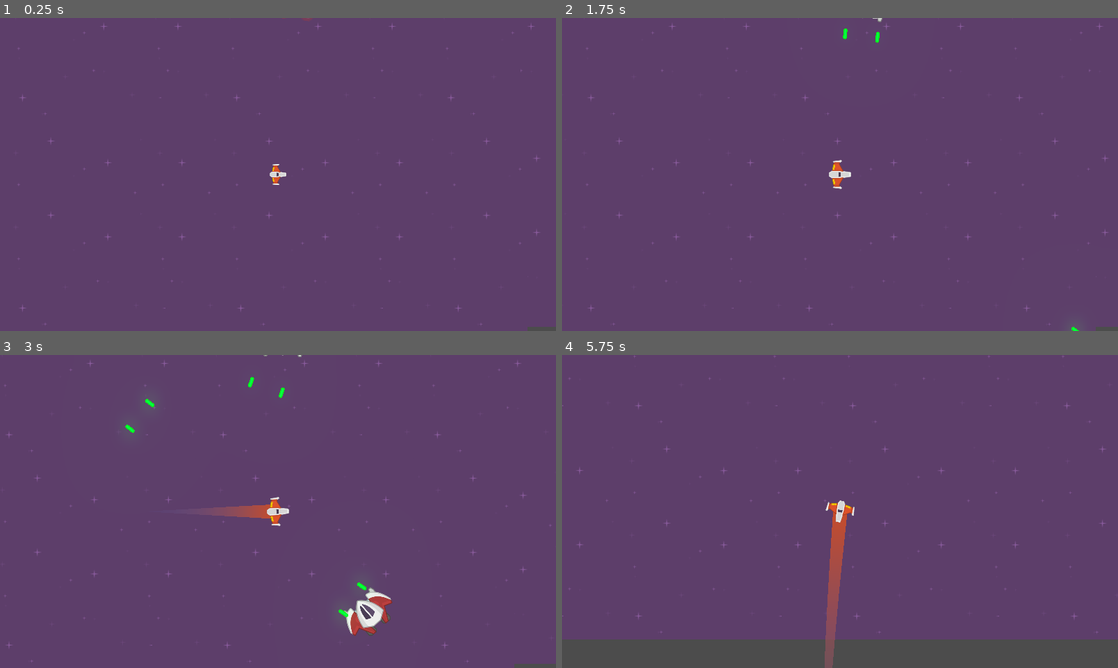
Above: before the commit, frames 1-4 (two rows, left to right).
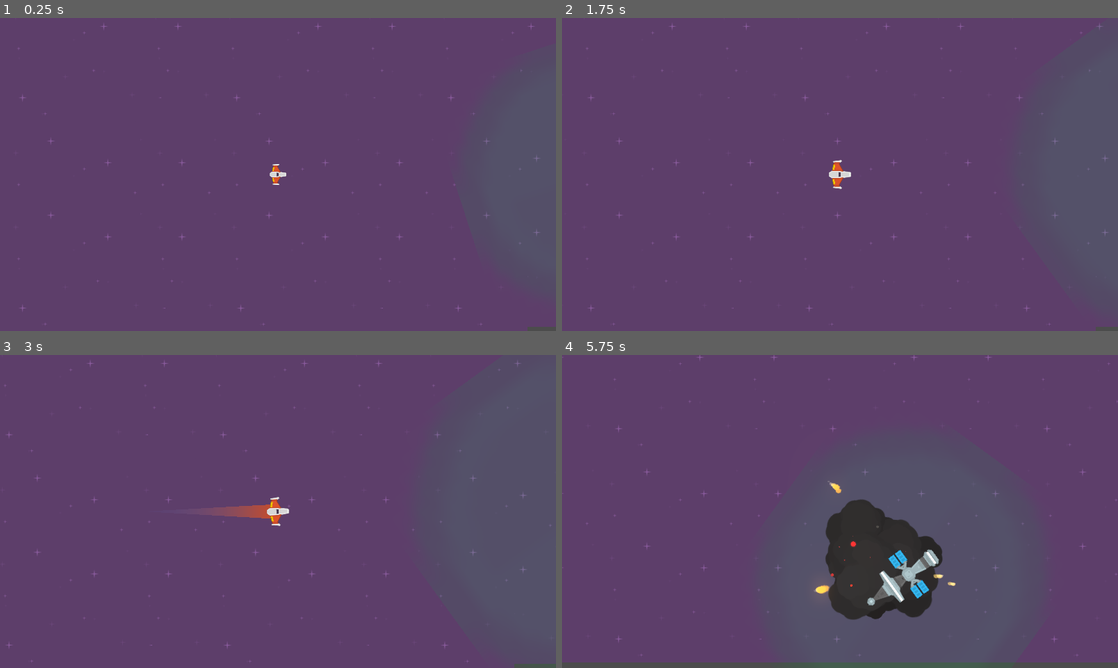
Above: after the commit, the same moments.

Repository: Elunneh/Juego-Meteo
Game: Godot game, scene res://Juego/Niveles/NivelTest.tscn
Two runs of this game, one before a commit and one after it. Both use one fixed random seed, a clock stepped at 60 frames per second and the inputs below.
Inputs (mouse positions are in pixels of both pictures, inside the frame that each line leads up to):
- Up to frame 1 (0.25 s): no input
- Up to frame 2 (1.75 s): move the mouse to (962, 158) at 0.52 s; press the mouse at (962, 158) at 0.53 s; hold W (mover_adelante) 0.53-1.28 s; tap Enter at 1.25 s; move the mouse to (728, 190) at 1.27 s; release the mouse at (728, 190) at 1.28 s; hold S (mover_atras) from 1.28 s (still down); right-click (728, 190) at 1.35 s
- Up to frame 3 (3 s): move the mouse to (333, 442) at 2.02 s; release S (mover_atras) at 2.03 s; hold W (mover_adelante) from 2.03 s (still down); tap E (recarga_laser) at 2.1 s; move the mouse to (250, 574) at 2.77 s; tap A (rotar_antihorario) at 2.85 s
- Up to frame 4 (5.75 s): move the mouse to (1006, 558) at 3.52 s; release W (mover_adelante) at 3.53 s; hold D (rotar_horario) 3.53-4.28 s; hold S (mover_atras) from 3.53 s (still down); move the mouse to (673, 464) at 4.27 s; tap Mouse wheel up (zoom_acercar) at 4.35 s; move the mouse to (867, 511) at 5.02 s; hold Mouse wheel down (zoom_alejar) from 5.03 s (still down)

The runs differ from the first frame. In frame 1, less than 0.1% of the frame differs, in the area x 50-57%, y 0-1%; in frame 2, less than 0.1%; in frame 3, 0.8%; in frame 4, 14%, in the area x 0-100%, y 0-100%.

Commit message:
actualizado

Diff:
--- /dev/null
+++ b/Juego/Estacion Recarga/AreaAtraccion.gd
@@ -0,0 +1,10 @@
+extends Area2D
+
+
+
+func _on_body_entered(body):
+	body.set_gravity_scale(0.1)
+
+
+func _on_body_exited(body):
+	body.set_gravity_scale(0.0)
--- /dev/null
+++ b/Juego/Estacion Recarga/AreaAtraccion.tscn
@@ -0,0 +1,41 @@
+[gd_scene load_steps=5 format=2]
+
+[ext_resource path="res://Juego/Estacion Recarga/ZonaRecarga.png" type="Texture" id=1]
+[ext_resource path="res://Juego/Estacion Recarga/AreaAtraccion.gd" type="Script" id=2]
+
+[sub_resource type="CircleShape2D" id=1]
+radius = 496.88
+
+[sub_resource type="CircleShape2D" id=2]
+radius = 497.196
+
+[node name="AreaAtraccion" type="Area2D"]
+space_override = 1
+gravity_point = true
+gravity = 1000.0
+collision_layer = 0
+script = ExtResource( 2 )
+
+[node name="SpriteRecarga" type="Sprite" parent="."]
+modulate = Color( 0.0313726, 1, 0.380392, 0.109804 )
+self_modulate = Color( 0.941176, 0.913725, 0.972549, 1 )
+position = Vector2( -3.8147e-06, -11.3137 )
+scale = Vector2( 40.6211, 38.0849 )
+z_as_relative = false
+texture = ExtResource( 1 )
+
+[node name="CollisionShape2D" type="CollisionShape2D" parent="."]
+shape = SubResource( 1 )
+
+[node name="RigidBody2D" type="RigidBody2D" parent="."]
+collision_layer = 0
+collision_mask = 0
+mode = 1
+
+[node name="CollisionShape2D" type="CollisionShape2D" parent="RigidBody2D"]
+modulate = Color( 0.192157, 0.00784314, 0.262745, 1 )
+light_mask = -2147483647
+z_as_relative = false
+shape = SubResource( 2 )
+[connection signal="body_entered" from="." to="." method="_on_body_entered"]
+[connection signal="body_exited" from="." to="." method="_on_body_exited"]
--- a/Juego/Estacion Recarga/EstacionRecarga.tscn
+++ b/Juego/Estacion Recarga/EstacionRecarga.tscn
@@ -1,7 +1,7 @@
-[gd_scene load_steps=11 format=2]
+[gd_scene load_steps=9 format=2]
 
 [ext_resource path="res://Juego/Estacion Recarga/spaceStation.png" type="Texture" id=1]
-[ext_resource path="res://Juego/Estacion Recarga/ZonaRecarga.png" type="Texture" id=2]
+[ext_resource path="res://Juego/Estacion Recarga/AreaAtraccion.tscn" type="PackedScene" id=2]
 [ext_resource path="res://Juego/Estacion Recarga/AlertaVacio.ogg" type="AudioStream" id=3]
 [ext_resource path="res://Juego/Estacion Recarga/recargando.ogg" type="AudioStream" id=4]
 [ext_resource path="res://Juego/Estacion Recarga/EstacionRecarga.gd" type="Script" id=5]
@@ -10,13 +10,7 @@
 radius = 87.0
 height = 124.0
 
-[sub_resource type="CircleShape2D" id=3]
-radius = 496.88
-
-[sub_resource type="CircleShape2D" id=2]
-radius = 497.196
-
-[sub_resource type="Animation" id=4]
+[sub_resource type="Animation" id=2]
 length = 0.001
 tracks/0/type = "value"
 tracks/0/path = NodePath("AreaColision/SpriteEstacion:scale")
@@ -193,38 +187,12 @@
 [node name="CollisionShape2D" type="CollisionShape2D" parent="AreaColision"]
 shape = SubResource( 1 )
 
-[node name="AreaRecarga" type="Area2D" parent="."]
-space_override = 1
-gravity_point = true
-gravity = 1000.0
-collision_layer = 0
-
-[node name="SpriteRecarga" type="Sprite" parent="AreaRecarga"]
-modulate = Color( 0.0313726, 1, 0.380392, 0.109804 )
-self_modulate = Color( 0.941176, 0.913725, 0.972549, 1 )
-position = Vector2( -3.8147e-06, -11.3137 )
-scale = Vector2( 40.6211, 38.0849 )
-z_as_relative = false
-texture = ExtResource( 2 )
-
-[node name="CollisionShape2D" type="CollisionShape2D" parent="AreaRecarga"]
-shape = SubResource( 3 )
-
-[node name="RigidBody2D" type="RigidBody2D" parent="AreaRecarga"]
-collision_layer = 0
-collision_mask = 0
-mode = 1
-
-[node name="CollisionShape2D" type="CollisionShape2D" parent="AreaRecarga/RigidBody2D"]
-modulate = Color( 0.192157, 0.00784314, 0.262745, 1 )
-light_mask = -2147483647
-z_as_relative = false
-shape = SubResource( 2 )
+[node name="AreaRecarga" parent="." instance=ExtResource( 2 )]
 
 [node name="AnimationPlayer" type="AnimationPlayer" parent="."]
 autoplay = "Recargando"
-anims/Default = SubResource( 4 )
-anims/Recargando = SubResource( 5 )
+anims/Default = SubResource( 2 )
+anims/Recargando = SubResource( 3 )
 
 [node name="CargaSFX" type="AudioStreamPlayer" parent="."]
 stream = ExtResource( 4 )
@@ -237,4 +205,4 @@
 bus = "SFX"
 [connection signal="body_entered" from="AreaColision" to="." method="_on_AreaColision_body_entered"]
 [connection signal="body_entered" from="AreaRecarga" to="." method="_on_AreaRecarga_body_entered"]
-[connection signal="body_exited" from="AreaRecarga/RigidBody2D" to="." method="_on_AreaRecarga_body_exited"]
+[connection signal="body_exited" from="AreaRecarga" to="." method="_on_AreaRecarga_body_exited"]
--- /dev/null
+++ b/Juego/Naves/BaseEnemiga.gd
@@ -0,0 +1,21 @@
+class_name BaseEnemiga
+
+extends Node2D
+
+##Atributo Export
+export var hitpoints : float = 30.0
+
+##Antributo Onready
+
+
+
+func _ready()-> void:
+	$AnimationPlayer.play(elegir_animacion_aleatoria())
+
+func elegir_animacion_aleatoria()-> String:
+	randomize()
+	var num_anim : int = $AnimationPlayer.get_animation_list().size()-1
+	var indice_anim_aleatoria: int = randi()% num_anim + 1
+	var lista_animacion: Array = $AnimationPlayer.get_animation_list()
+
+	return lista_animacion[indice_anim_aleatoria]
--- /dev/null
+++ b/Juego/Naves/BaseEnemiga.tscn
@@ -0,0 +1,143 @@
+[gd_scene load_steps=12 format=2]
+
+[ext_resource path="res://Juego/Estacion Recarga/AreaAtraccion.tscn" type="PackedScene" id=1]
+[ext_resource path="res://Juego/Naves/Enemigos/spaceStationA.png" type="Texture" id=2]
+[ext_resource path="res://Juego/Naves/Enemigos/spaceStationB.png" type="Texture" id=3]
+[ext_resource path="res://Juego/Naves/Enemigos/spaceStationC.png" type="Texture" id=4]
+[ext_resource path="res://Juego/Naves/Enemigos/spaceStationD.png" type="Texture" id=5]
+[ext_resource path="res://Juego/Naves/Enemigos/EstacionEnemiga.png" type="Texture" id=6]
+[ext_resource path="res://Juego/Naves/BaseEnemiga.gd" type="Script" id=7]
+[ext_resource path="res://Juego/Naves/Enemigos/Impactado.ogg" type="AudioStream" id=8]
+
+[sub_resource type="Animation" id=1]
+resource_name = "Default"
+length = 0.001
+tracks/0/type = "value"
+tracks/0/path = NodePath("Sprites:rotation_degrees")
+tracks/0/interp = 1
+tracks/0/loop_wrap = true
+tracks/0/imported = false
+tracks/0/enabled = true
+tracks/0/keys = {
+"times": PoolRealArray(  ),
+"transitions": PoolRealArray(  ),
+"update": 0,
+"values": [  ]
+}
+tracks/1/type = "value"
+tracks/1/path = NodePath("SpriteZonaRecarga:modulate")
+tracks/1/interp = 1
+tracks/1/loop_wrap = true
+tracks/1/imported = false
+tracks/1/enabled = true
+tracks/1/keys = {
+"times": PoolRealArray(  ),
+"transitions": PoolRealArray(  ),
+"update": 0,
+"values": [  ]
+}
+
+[sub_resource type="Animation" id=2]
+resource_name = "rotacion_anti_horario"
+length = 5.0
+loop = true
+tracks/0/type = "value"
+tracks/0/path = NodePath("Sprites:rotation_degrees")
+tracks/0/interp = 1
+tracks/0/loop_wrap = true
+tracks/0/imported = false
+tracks/0/enabled = true
+tracks/0/keys = {
+"times": PoolRealArray( 0, 5 ),
+"transitions": PoolRealArray( 1, 1 ),
+"update": 0,
+"values": [ 0.0, -360.0 ]
+}
+tracks/1/type = "value"
+tracks/1/path = NodePath("SpriteZonaRecarga:modulate")
+tracks/1/interp = 1
+tracks/1/loop_wrap = true
+tracks/1/imported = false
+tracks/1/enabled = true
+tracks/1/keys = {
+"times": PoolRealArray( 0, 2 ),
+"transitions": PoolRealArray( 1, 1 ),
+"update": 0,
+"values": [ Color( 1, 1, 1, 0.247059 ), Color( 1, 1, 1, 0 ) ]
+}
+
+[sub_resource type="Animation" id=3]
+resource_name = "rotacion_horario"
+length = 5.0
+loop = true
+tracks/0/type = "value"
+tracks/0/path = NodePath("Sprites:rotation_degrees")
+tracks/0/interp = 1
+tracks/0/loop_wrap = true
+tracks/0/imported = false
+tracks/0/enabled = true
+tracks/0/keys = {
+"times": PoolRealArray( 0, 5 ),
+"transitions": PoolRealArray( 1, 1 ),
+"update": 0,
+"values": [ 0.0, 360.0 ]
+}
+tracks/1/type = "value"
+tracks/1/path = NodePath("SpriteZonaRecarga:modulate")
+tracks/1/interp = 1
+tracks/1/loop_wrap = true
+tracks/1/imported = false
+tracks/1/enabled = true
+tracks/1/keys = {
+"times": PoolRealArray( 0, 2.1 ),
+"transitions": PoolRealArray( 1, 1 ),
+"update": 0,
+"values": [ Color( 1, 1, 1, 0.247059 ), Color( 1, 1, 1, 0 ) ]
+}
+
+[node name="BaseEnemiga" type="Node2D"]
+script = ExtResource( 7 )
+
+[node name="Sprites" type="Node2D" parent="."]
+
+[node name="SpriteA" type="Sprite" parent="Sprites"]
+position = Vector2( 143, -98 )
+rotation = 3.14159
+texture = ExtResource( 2 )
+
+[node name="SpriteB" type="Sprite" parent="Sprites"]
+texture = ExtResource( 3 )
+
+[node name="SpriteC" type="Sprite" parent="Sprites"]
+position = Vector2( 4, -265 )
+texture = ExtResource( 4 )
+
+[node name="SpriteD" type="Sprite" parent="Sprites"]
+position = Vector2( 4, -218 )
+texture = ExtResource( 5 )
+
+[node name="AreaColision" type="Area2D" parent="."]
+visible = false
+collision_layer = 0
+
+[node name="CollisionShape2D" type="CollisionShape2D" parent="AreaColision"]
+
+[node name="AreaAtraccion" parent="." instance=ExtResource( 1 )]
+visible = false
+
+[node name="SpriteZonaRecarga" type="Sprite" parent="."]
+modulate = Color( 1, 1, 1, 0.247059 )
+position = Vector2( 6, -45 )
+texture = ExtResource( 6 )
+
+[node name="AnimationPlayer" type="AnimationPlayer" parent="."]
+anims/Default = SubResource( 1 )
+anims/rotacion_anti_horario = SubResource( 2 )
+anims/rotacion_horario = SubResource( 3 )
+
+[node name="Impacto_sfx" type="AudioStreamPlayer2D" parent="."]
+stream = ExtResource( 8 )
+volume_db = -10.4
+bus = "SFX"
+
+[node name="VisibilityNotifier2D" type="VisibilityNotifier2D" parent="."]
--- a/Juego/Niveles/NivelTest.tscn
+++ b/Juego/Niveles/NivelTest.tscn
@@ -89,18 +89,18 @@
 [node name="TriggersLluviaMeteoritos" type="Node" parent="."]
 
 [node name="SectorDePeligro" parent="TriggersLluviaMeteoritos" instance=ExtResource( 5 )]
-position = Vector2( -154.253, -673.071 )
+position = Vector2( 254.834, -1067.89 )
 tipo_peligro = "Meteorito"
 
 [node name="ContenedorEstaciones" type="Node" parent="."]
 
 [node name="EstacionRecarga" parent="ContenedorEstaciones" instance=ExtResource( 12 )]
-position = Vector2( -1223.4, -686.647 )
+position = Vector2( 2268.11, -77.7726 )
 
 [node name="TriggersInterseptores" type="Node" parent="."]
 
 [node name="SectorDePeligro" parent="TriggersInterseptores" instance=ExtResource( 5 )]
-position = Vector2( -789.634, 1003.69 )
+position = Vector2( 1317.64, -1017.96 )
 tipo_peligro = "Enemigo"
 numero_peligros = 2
 
@@ -116,10 +116,4 @@
 
 [node name="Player" parent="." instance=ExtResource( 1 )]
 position = Vector2( 1148.54, -76.8954 )
-
-[node name="EnemigoInterceptor" parent="." instance=ExtResource( 10 )]
-position = Vector2( 2002.62, 580.333 )
-
-[node name="EnemigoInterceptor2" parent="." instance=ExtResource( 10 )]
-position = Vector2( 1212.99, -675.469 )
 [connection signal="tween_completed" from="TweenCamara" to="." method="_on_TweenCamara_tween_completed"]
--- a/project.godot
+++ b/project.godot
@@ -14,6 +14,11 @@
 "language": "GDScript",
 "path": "res://Juego/Naves/Enemigos/Area2D.gd"
 }, {
+"base": "Node2D",
+"class": "BaseEnemiga",
+"language": "GDScript",
+"path": "res://Juego/Naves/BaseEnemiga.gd"
+}, {
 "base": "Camera2D",
 "class": "CamaraJuego",
 "language": "GDScript",
@@ -126,6 +131,7 @@
 } ]
 _global_script_class_icons={
 "AreaColision": "",
+"BaseEnemiga": "",
 "CamaraJuego": "",
 "CamaraNivel": "",
 "CamaraPlayer": "",
Not shown: 1 places in Juego/Estacion Recarga/EstacionRecarga.tscn that only renumber resources
Binary file added: Juego/Naves/Enemigos/EstacionEnemiga.png
Not shown, added: Juego/Naves/Enemigos/EstacionEnemiga.png.import
Not shown, added: Juego/Naves/Enemigos/Impactado.ogg.import
Binary file added: Juego/Naves/Enemigos/spaceStationA.png
Not shown, added: Juego/Naves/Enemigos/spaceStationA.png.import
Binary file added: Juego/Naves/Enemigos/spaceStationB.png
Not shown, added: Juego/Naves/Enemigos/spaceStationB.png.import
Binary file added: Juego/Naves/Enemigos/spaceStationC.png
Not shown, added: Juego/Naves/Enemigos/spaceStationC.png.import
Binary file added: Juego/Naves/Enemigos/spaceStationD.png
Not shown, added: Juego/Naves/Enemigos/spaceStationD.png.import
(and 1 more such lines)
